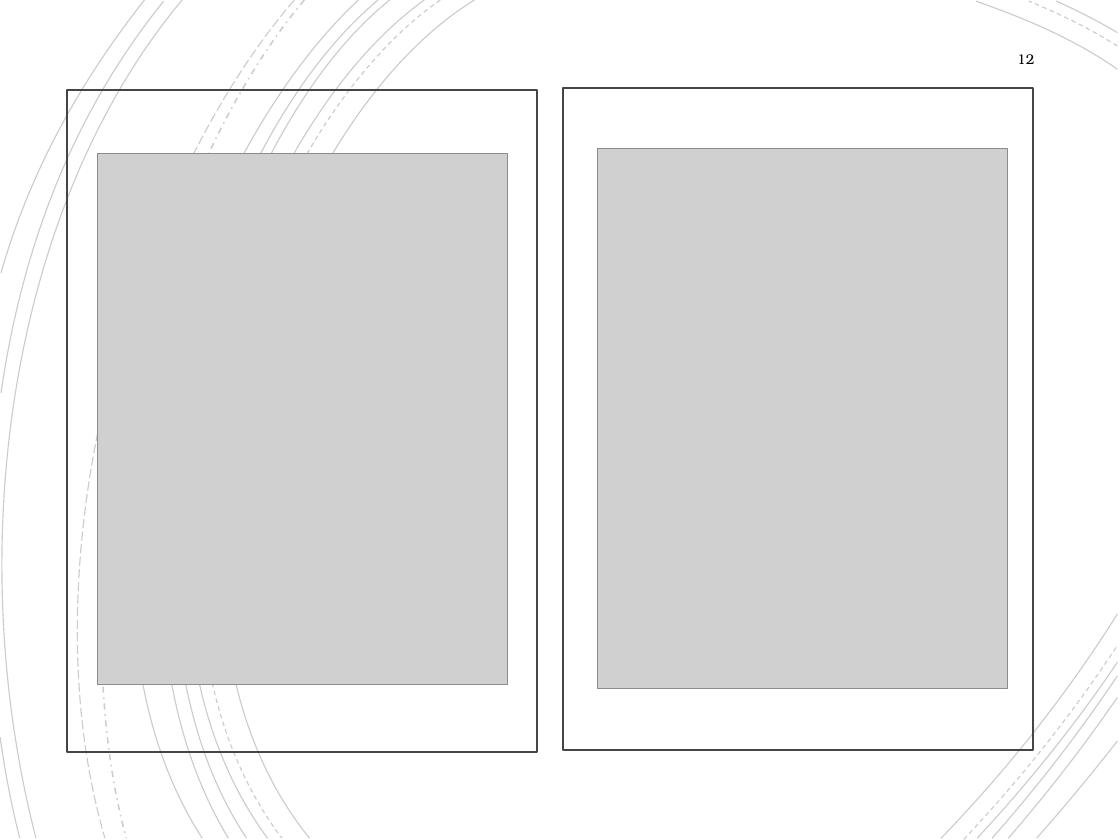
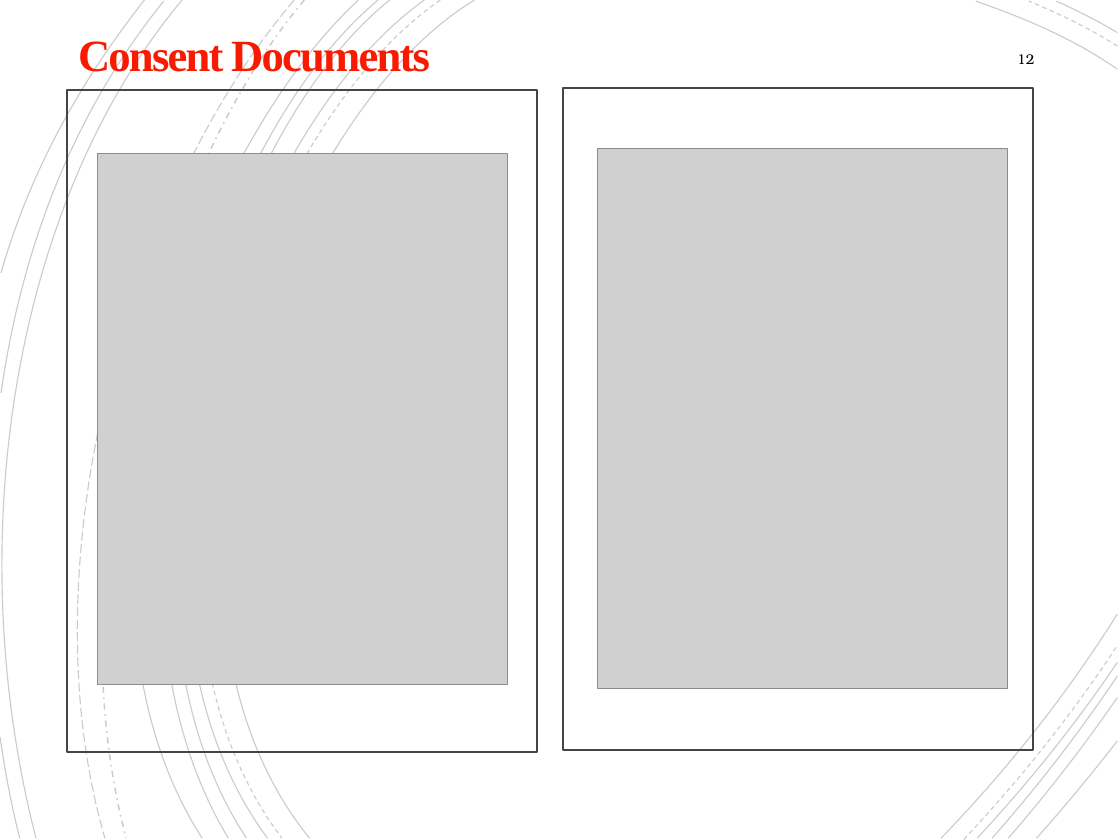
Before and after one commit to abdullah098/Final-year-proj, a slide deck: slide 12 of 10%/New after comments.pptx. Drawn at 1120x840 pixels with LibreOffice and Linux fonts; fonts in the diff are those of the drawing; grey boxes stand for pictures. Boxes give left, top, right and bottom in pixels: in the first picture for what was removed or moved away, otherwise in the second. Text is boxed around its words. In the diff, an @@ line names an element or a change of style, - is before the commit and + after.

```diff
--- a/10%/New after comments.pptx
+++ b/10%/New after comments.pptx
@@ text added at (78, 36, 430, 80), 28.7 pt, text #F81B02, bold @@
+Consent Documents
```
Also in this commit, not shown: 6 other slides changed, 1 other file.
